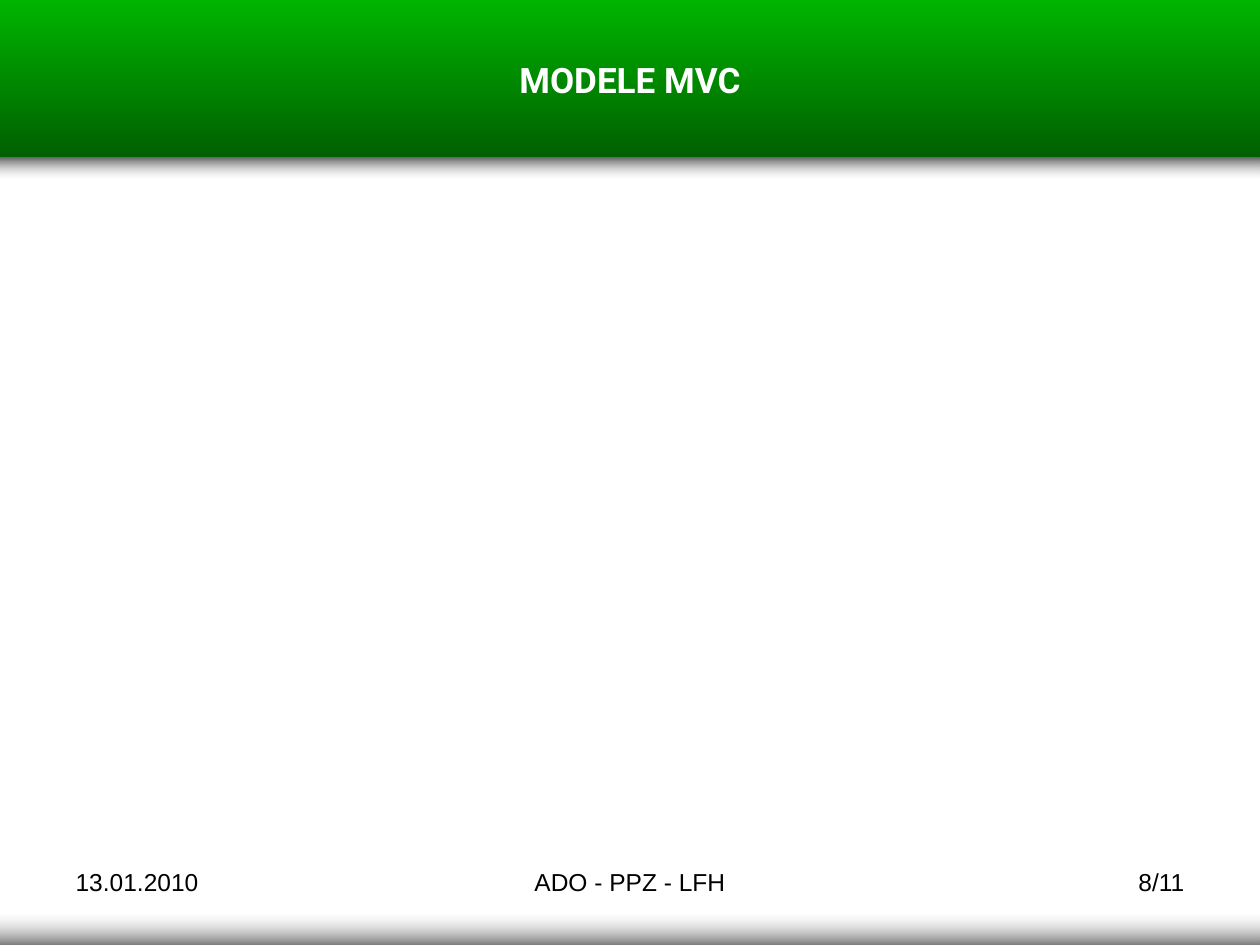
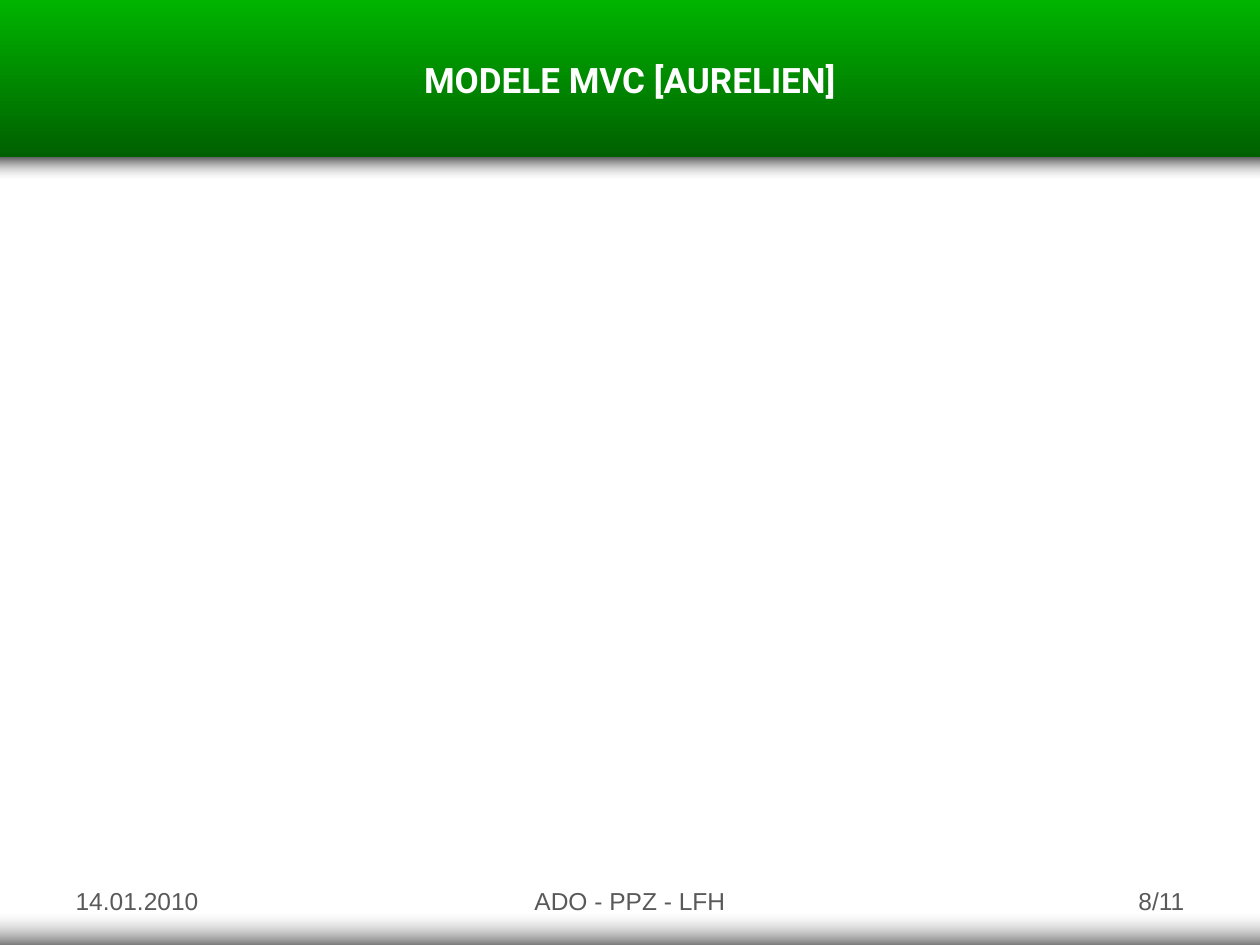
Before and after one commit to goupildb/asd-tower-defense, a slide deck: slide 8 of documents/presentation.pptx. Drawn at 1260x945 pixels with LibreOffice and Linux fonts; fonts in the diff are those of the drawing. Boxes give left, top, right and bottom in pixels: in the first picture for what was removed or moved away, otherwise in the second. Text is boxed around its words. In the diff, an @@ line names an element or a change of style, - is before the commit and + after.

```diff
--- a/documents/presentation.pptx
+++ b/documents/presentation.pptx
@@ text at (x1=424, y1=64, x2=836, y2=99): text changed @@
-MODELE MVC
+MODELE MVC [AURELIEN]
@@ text at (x1=76, y1=893, x2=199, y2=910): text changed; text colour #000000 to #595959 @@
-13.01.2010
+14.01.2010
@@ text "ADO - PPZ - LFH" moved from (x1=534, y1=874, x2=725, y2=892) to (x1=534, y1=893, x2=725, y2=910) @@
@@ text "ADO - PPZ - LFH" at (x1=534, y1=893, x2=725, y2=910): text colour #000000 to #595959 @@
@@ page number moved from (x1=1138, y1=873, x2=1184, y2=892) to (x1=1138, y1=892, x2=1184, y2=911) @@
@@ page number at (x1=1138, y1=892, x2=1184, y2=911): text colour #000000 to #595959 @@
```
Also in this commit, not shown: 11 other slides changed.
